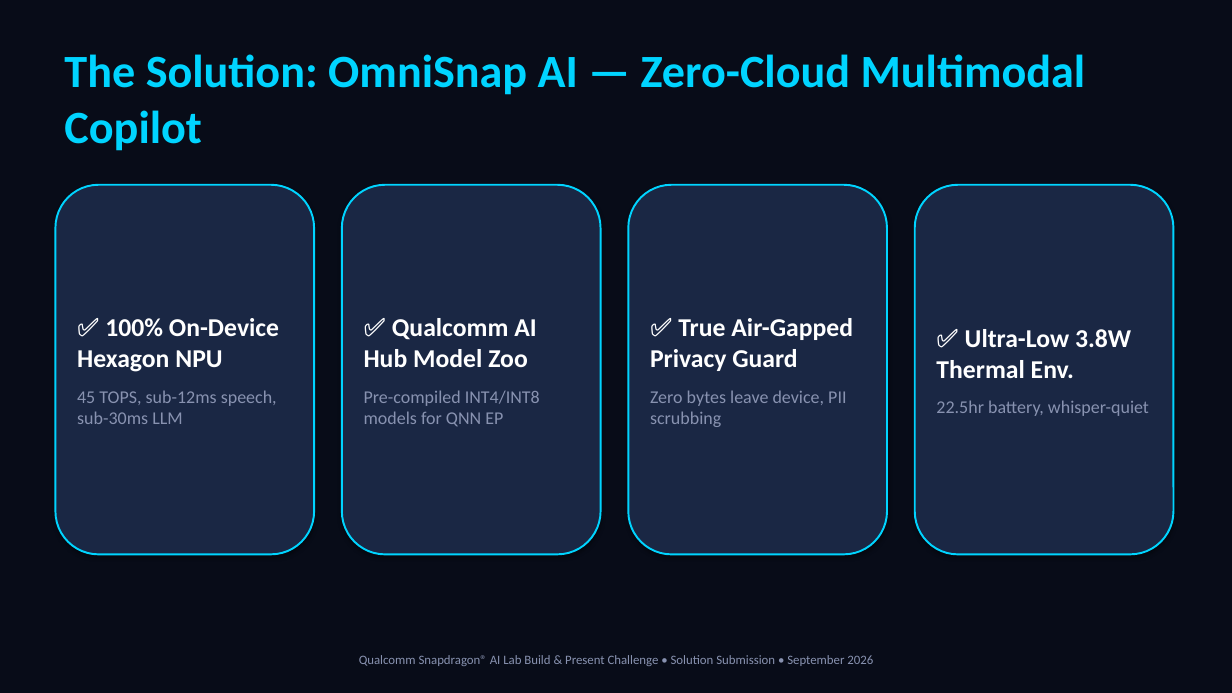
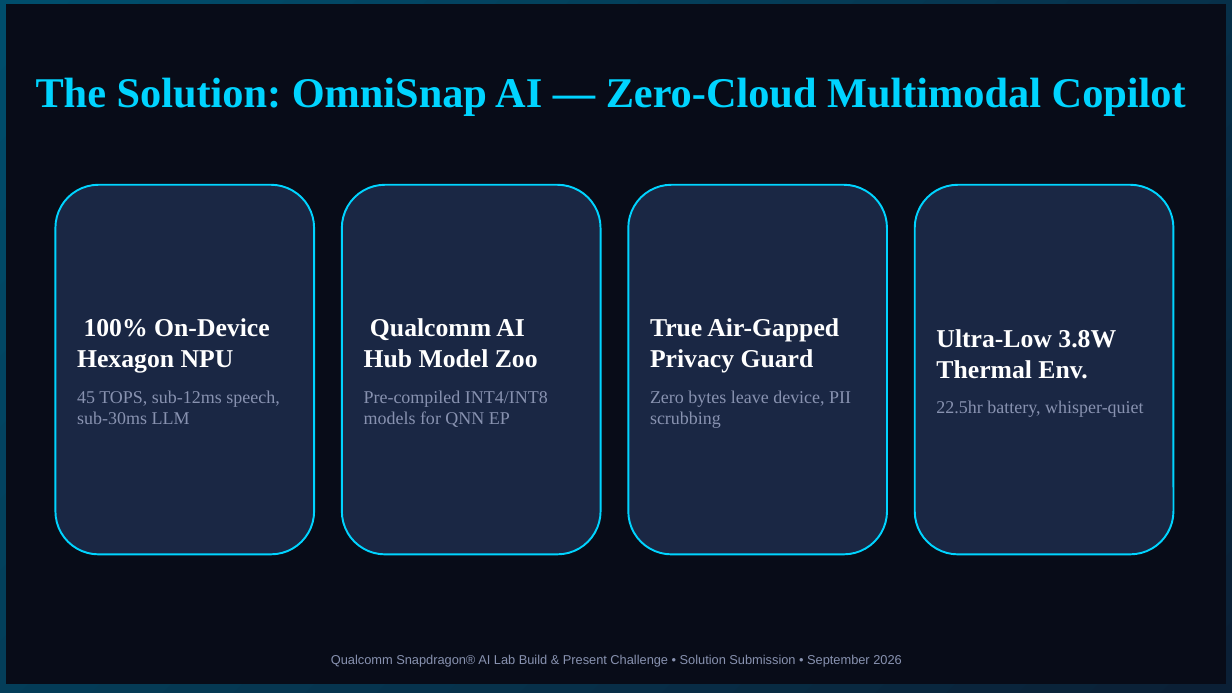
Before and after one commit to AnuragKannojiya/OmniSnap-AI, a slide deck: slide 3 of OmniSnap_AI_Pitch_Deck.pptx. Drawn at 1232x693 pixels with LibreOffice and Linux fonts; fonts in the diff are those of the drawing. Boxes give left, top, right and bottom in pixels: in the first picture for what was removed or moved away, otherwise in the second. Text is boxed around its words. In the diff, an @@ line names an element or a change of style, - is before the commit and + after.

```diff
--- a/OmniSnap_AI_Pitch_Deck.pptx
+++ b/OmniSnap_AI_Pitch_Deck.pptx
@@ background #FFFFFF to gradient #004E6C to #0C2036 @@
@@ rectangle: place and size @@
-rectangle at (0, 0, 1232, 693)
+rectangle at (6, 5, 1226, 684)
@@ rectangle at (6, 5, 1226, 684): outline #080C18 0.75 pt to #080C18 0.5 pt; shadow off @@
@@ text "The Solution: OmniSnap AI — ...": place and size @@
-text "The Solution: OmniSnap AI — ..." at (64, 54, 1086, 151)
+text "The Solution: OmniSnap AI — ..." at (36, 77, 1186, 115)
@@ text "The Solution: OmniSnap AI — ..." at (36, 77, 1186, 115): size 36 to 33 pt, font Calibri to Times New Roman @@
@@ shadow off; proportions changed in 4 elements at (55, 185, 314, 555), (342, 185, 601, 555), (628, 185, 887, 555), (915, 185, 1174, 555) @@
@@ text in rounded rectangle at (77, 318, 270, 372): text changed; font Calibri to Times New Roman @@
-✅ 100% On-Device Hexagon NPU
+100% On-Device Hexagon NPU
@@ text in rounded rectangle at (364, 318, 538, 368): text changed; font Calibri to Times New Roman @@
-✅ Qualcomm AI Hub Model Zoo
+Qualcomm AI Hub Model Zoo
@@ text in rounded rectangle at (650, 318, 839, 372): text changed; font Calibri to Times New Roman @@
-✅ True Air-Gapped Privacy Guard
+True Air-Gapped Privacy Guard
@@ text in rounded rectangle at (936, 329, 1116, 379): text changed; font Calibri to Times New Roman @@
-✅ Ultra-Low 3.8W Thermal Env.
+Ultra-Low 3.8W Thermal Env.
@@ text in rounded rectangle at (77, 390, 279, 424): font Calibri to Times New Roman in "45 TOPS, sub-12ms speech, sub-30ms LLM" @@
@@ text in rounded rectangle at (364, 390, 548, 427): font Calibri to Times New Roman in "Pre-compiled INT4/INT8 models for QNN EP" @@
@@ text in rounded rectangle at (650, 390, 851, 428): font Calibri to Times New Roman in "Zero bytes leave device, PII scrubbing" @@
@@ text in rounded rectangle at (936, 400, 1144, 417): font Calibri to Times New Roman in "22.5hr battery, whisper-quiet" @@
@@ text "Qualcomm Snapdragon® AI Lab Build ...": place and size @@
-text "Qualcomm Snapdragon® AI Lab Build ..." at (359, 655, 873, 666)
+text "Qualcomm Snapdragon® AI Lab Build ..." at (331, 654, 902, 667)
@@ text "Qualcomm Snapdragon® AI Lab Build ..." at (331, 654, 902, 667): font Calibri to Arial @@
```
Also in this commit, not shown: 9 other slides changed, 1 other file.
